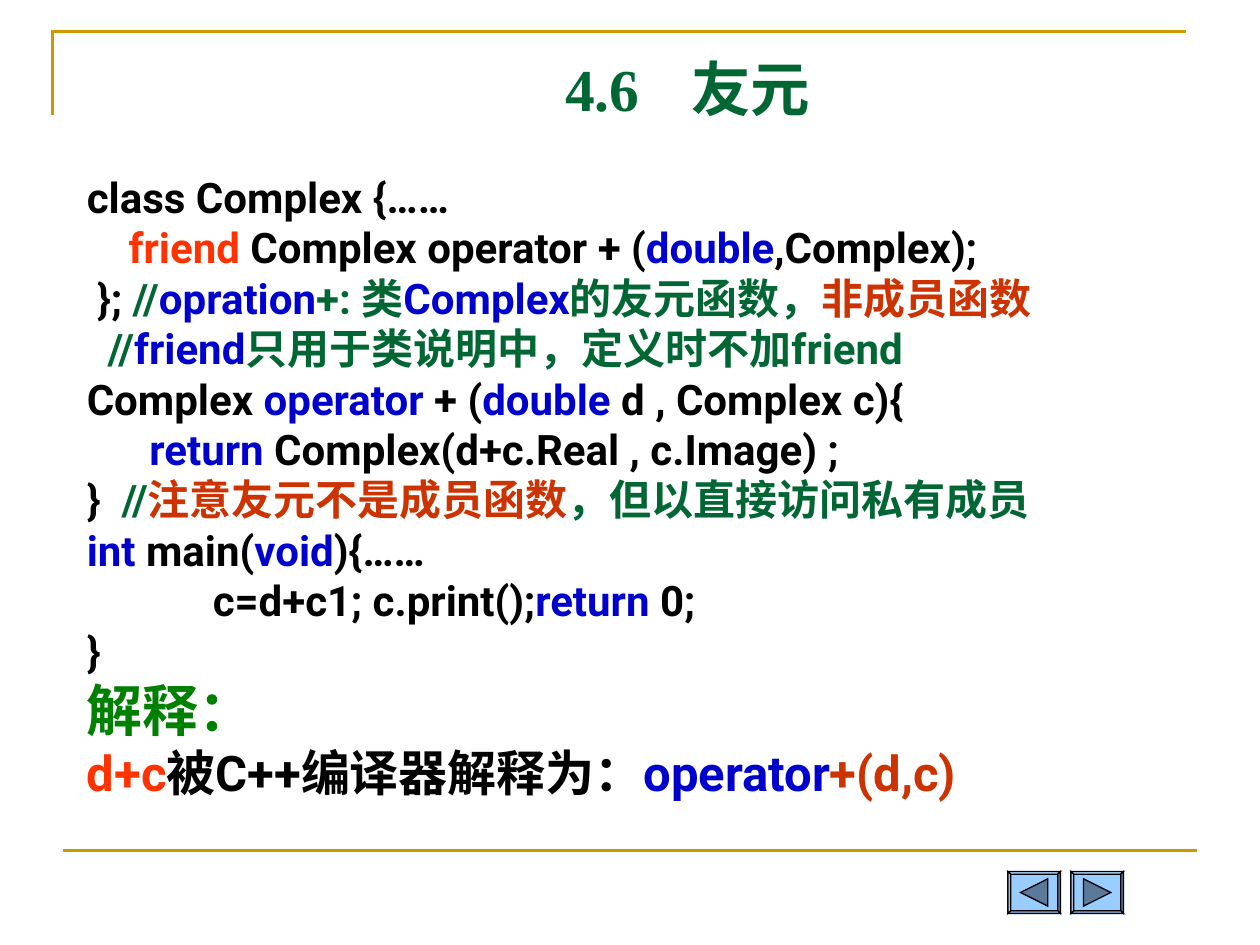
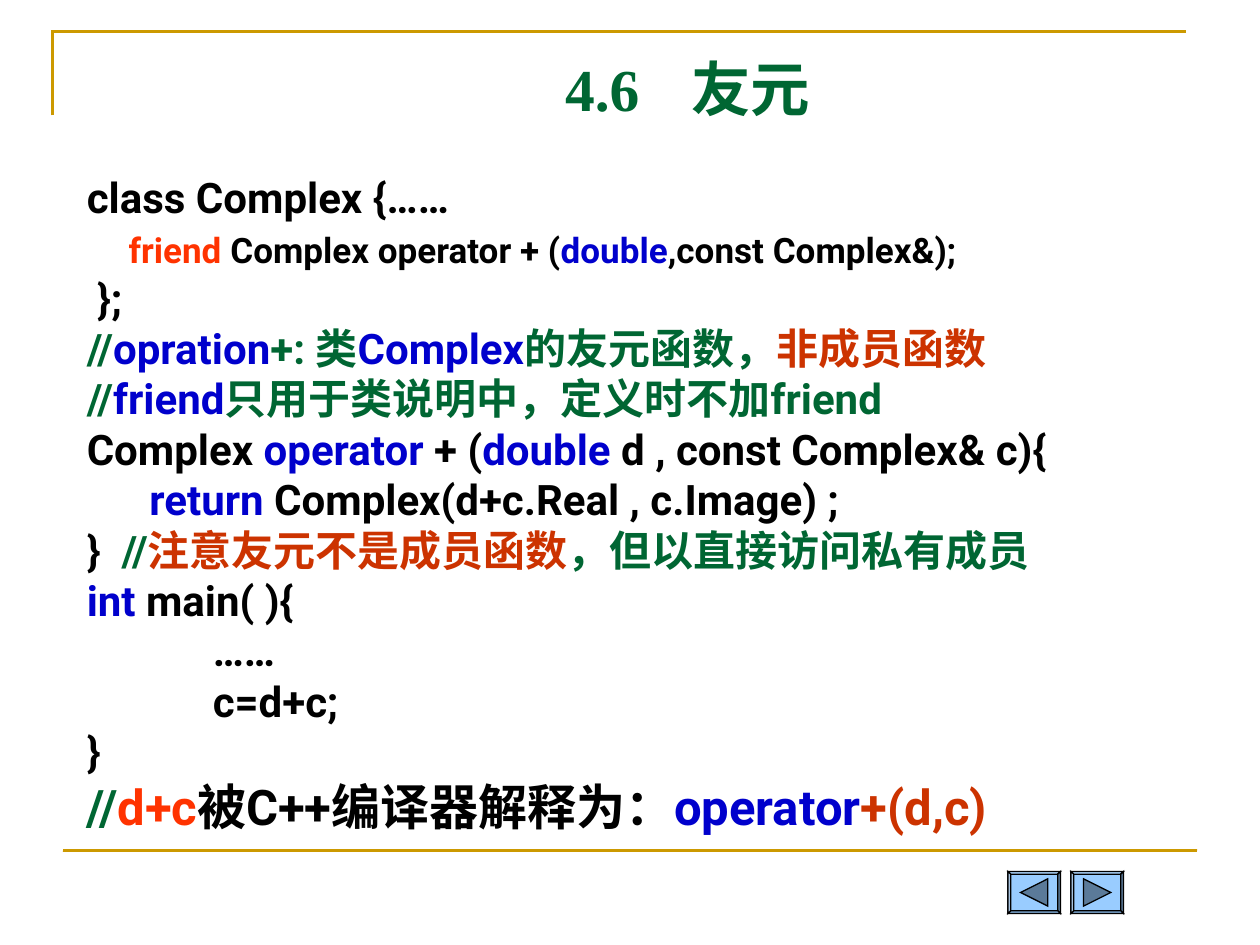
Before and after one commit to Changhe160/Changhe160.github.io, a slide deck: slide 59 of teachingRes/Cplusplus/unit04类与对象.ppt. Drawn at 1260x945 pixels with LibreOffice and Linux fonts; fonts in the diff are those of the drawing. Boxes give left, top, right and bottom in pixels: in the first picture for what was removed or moved away, otherwise in the second. Text is boxed around its words. In the diff, an @@ line names an element or a change of style, - is before the commit and + after.

```diff
--- a/teachingRes/Cplusplus/unit04类与对象.ppt
+++ b/teachingRes/Cplusplus/unit04类与对象.ppt
@@ text at box(87, 235, 986, 373): text changed; size 24 to 20 pt @@
-friend Complex operator + (double,Complex);
-}; //opration+: 类Complex的友元函数，非成员函数
+friend Complex operator + (double,const Complex&);
+};
+//opration+: 类Complex的友元函数，非成员函数
@@ text at box(87, 432, 1047, 474): text changed @@
-Complex operator + (double d , Complex c){
+Complex operator + (double d , const Complex& c){
@@ text at box(87, 583, 338, 725): text changed @@
-int main(void){……
-c=d+c1; c.print();return 0;
+int main( ){
+……
+c=d+c;
@@ text at box(87, 783, 987, 836): text changed @@
-解释：
-d+c被C++编译器解释为：operator+(d,c)
+//d+c被C++编译器解释为：operator+(d,c)
```
Also in this commit, not shown: 17 other slides changed, 1 slide added, 2 slides removed, 1 other file.
